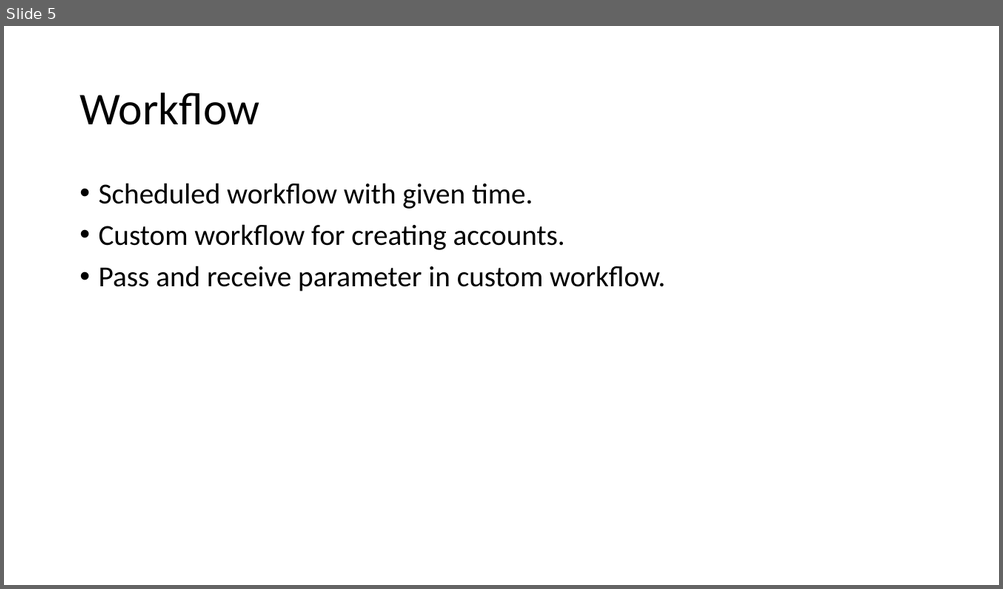
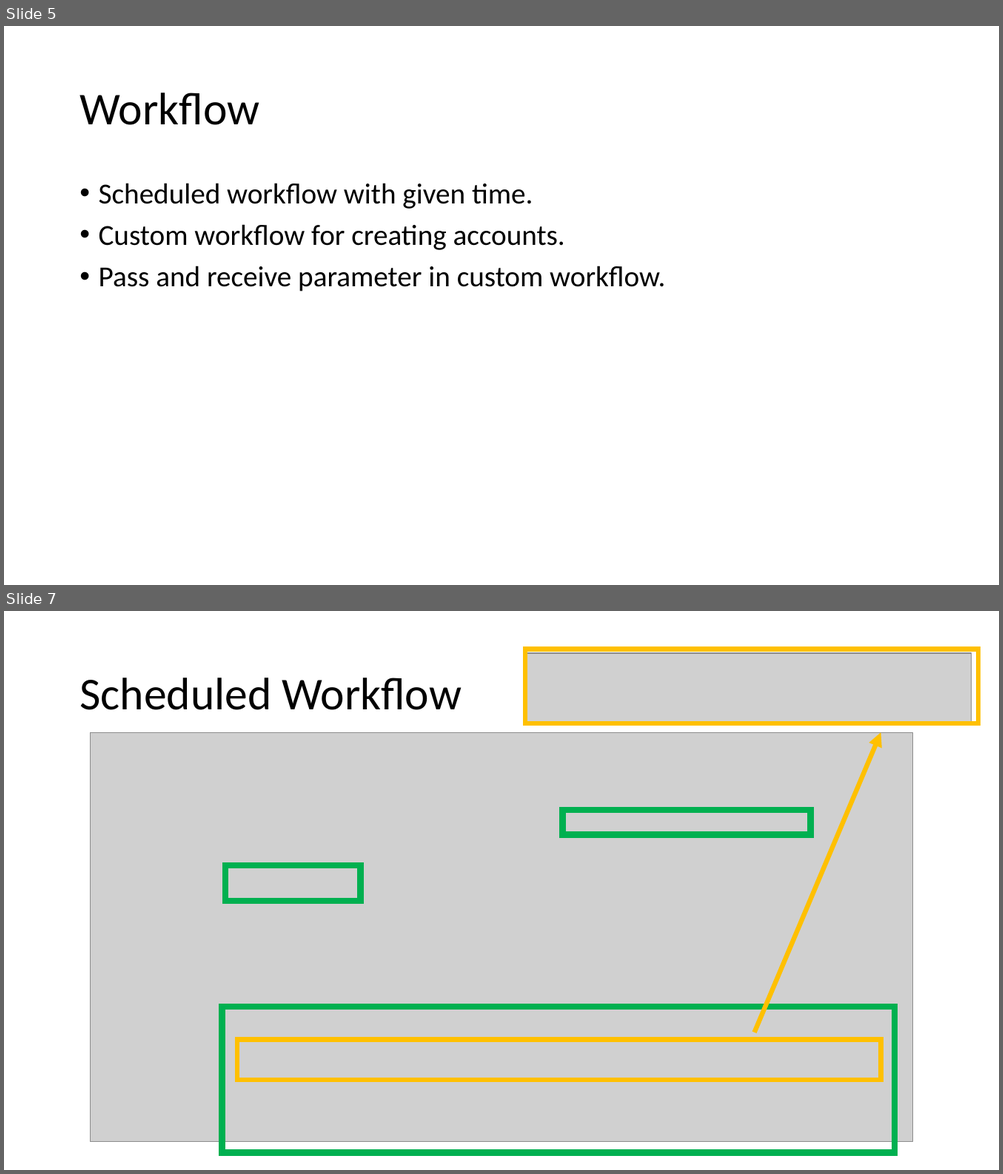
Before and after one commit to hevilhuy/Reports, a slide deck: Document/Report 3.pptx. Shown one above the other, each under a label of ours: slide 5 before the commit, slides 5 and 7 after it; the slides between them are not shown. The pictures are 1003x589 and 1003x1174 pixels, drawn with LibreOffice and Linux fonts; fonts in the diff are those of the drawing; grey boxes stand for pictures. Boxes give left, top, right and bottom in pixels: in the first picture for what was removed or moved away, otherwise in the second. Text is boxed around its words. In the diff, an @@ line names an element or a change of style, - is before the commit and + after.

```diff
--- a/Document/Report 3.pptx
+++ b/Document/Report 3.pptx
@@ slide 7 added at [4, 611, 999, 1170], background #FFFFFF @@
@@ picture added at [525, 653, 971, 722] @@
@@ rounded rectangle added at [525, 649, 978, 723], outline #FFC000 4.5 pt @@
@@ title added at [79, 678, 461, 710], 44 pt, text #000000 @@
+Scheduled Workflow
@@ picture added at [90, 732, 912, 1142] @@
@@ arrow added from (754, 1033) to (881, 732), #FFC000 4.5 pt @@
@@ rectangle added at [562, 810, 811, 834], outline #00B050 6 pt @@
@@ rectangle added at [225, 866, 361, 901], outline #00B050 6 pt @@
@@ rectangle added at [222, 1007, 895, 1153], outline #00B050 6 pt @@
@@ rounded rectangle added at [237, 1040, 880, 1080], outline #FFC000 4.5 pt @@
```
Also in this commit, not shown: 2 slides changed, 9 other slides added, 2 other files.
